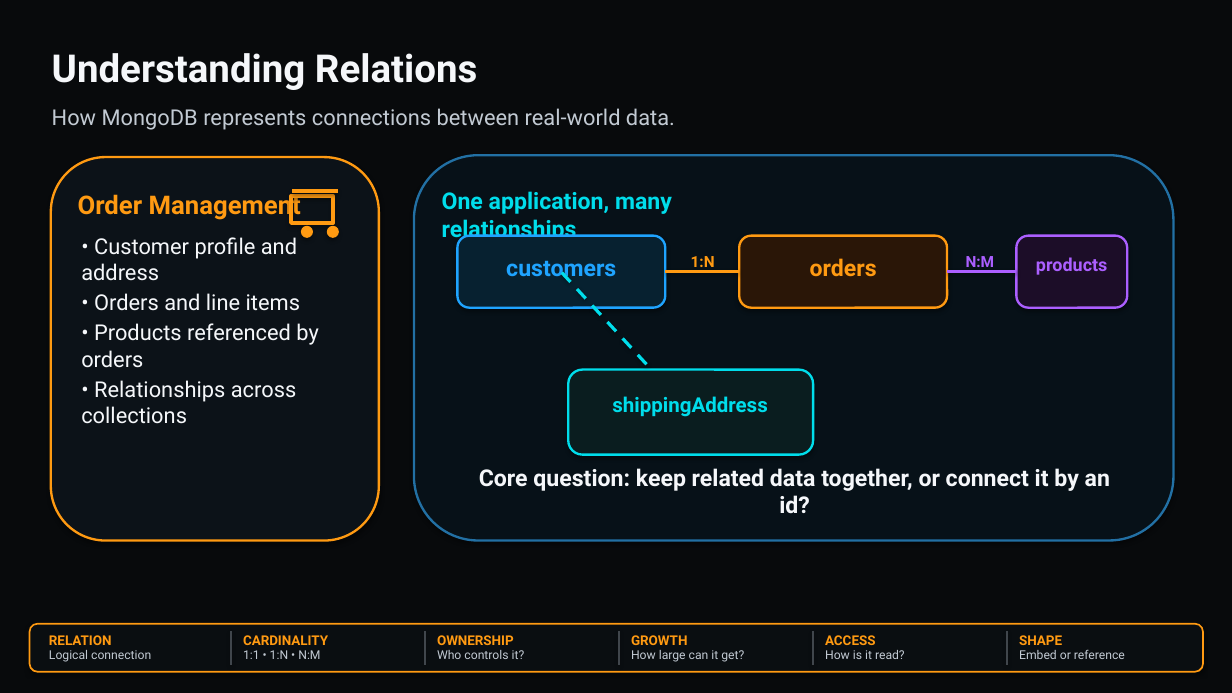
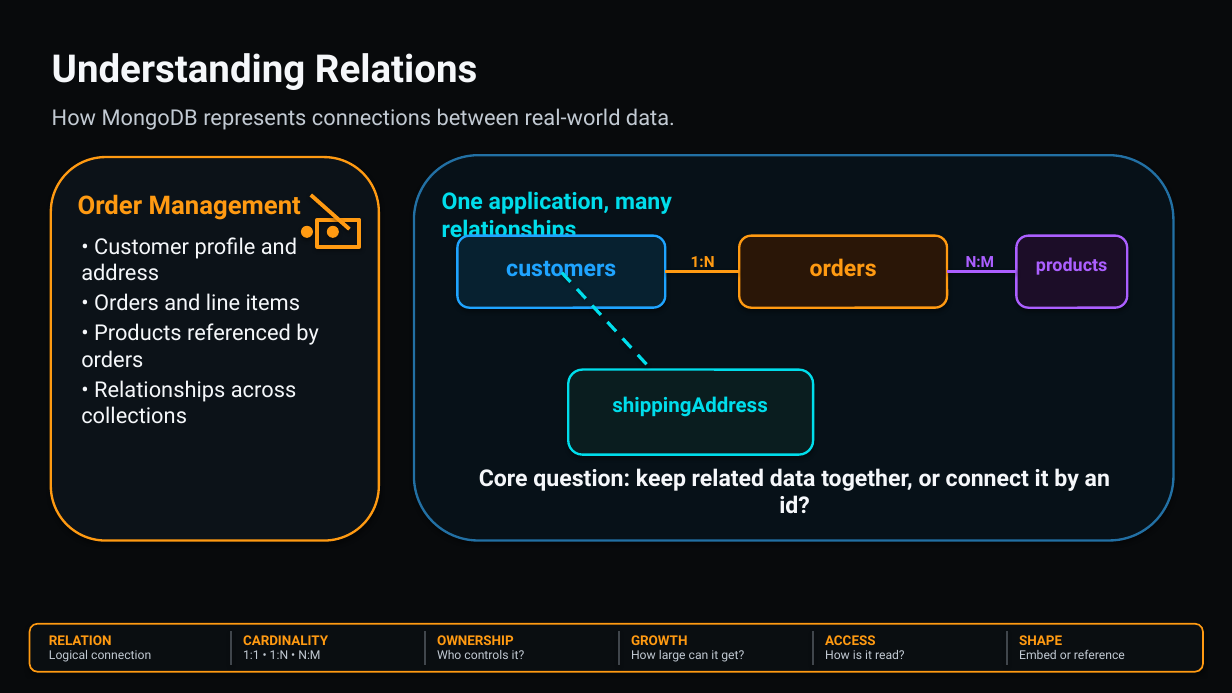
Before and after one commit to emsdbsrv/MongoDB_Developer, a slide deck: slide 2 of Section_03_Data_Modeling_Schema_Design_Validation/Lesson_028_Understanding_Relations/ppt/Lesson_028_Understanding_Relations.pptx. Drawn at 1232x693 pixels with LibreOffice and Linux fonts; fonts in the diff are those of the drawing. Boxes give left, top, right and bottom in pixels: in the first picture for what was removed or moved away, otherwise in the second. Text is boxed around its words. In the diff, an @@ line names an element or a change of style, - is before the commit and + after.

```diff
--- a/Section_03_Data_Modeling_Schema_Design_Validation/Lesson_028_Understanding_Relations/ppt/Lesson_028_Understanding_Relations.pptx
+++ b/Section_03_Data_Modeling_Schema_Design_Validation/Lesson_028_Understanding_Relations/ppt/Lesson_028_Understanding_Relations.pptx
@@ line moved from (292, 191) - (337, 191) to (311, 195) - (349, 229) @@
@@ rectangle: place and size @@
-rectangle at [291,196,333,223]
+rectangle at [317,220,359,247]
```
Also in this commit, not shown: 2 other slides changed, 3 other files.
